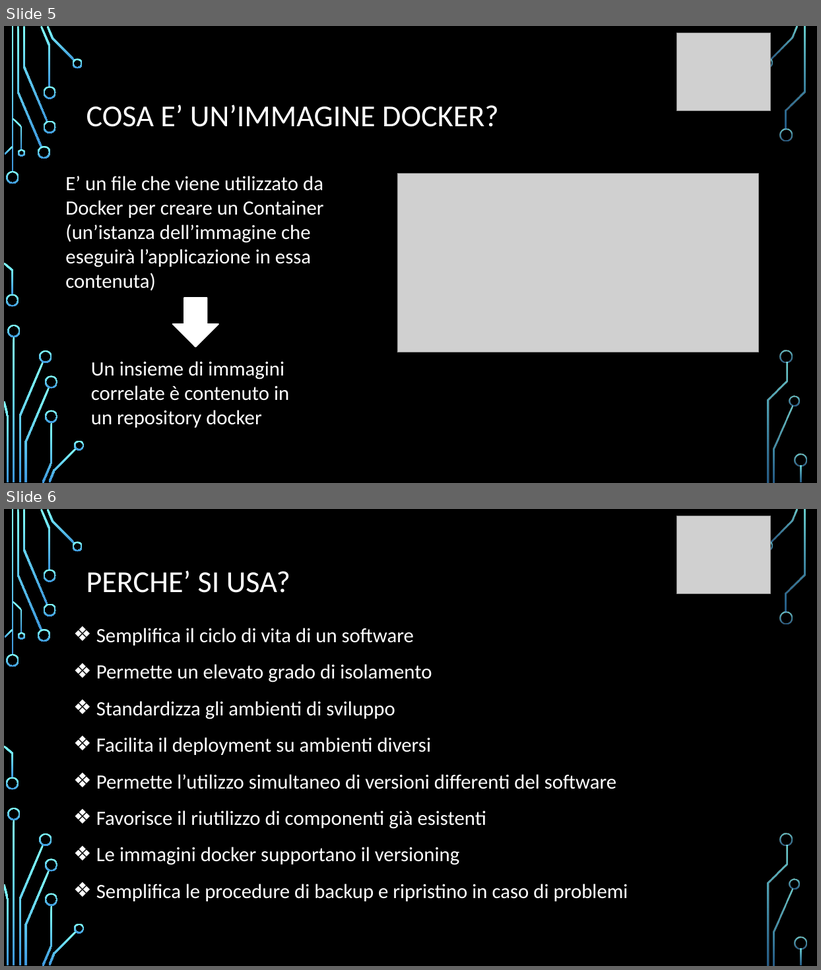
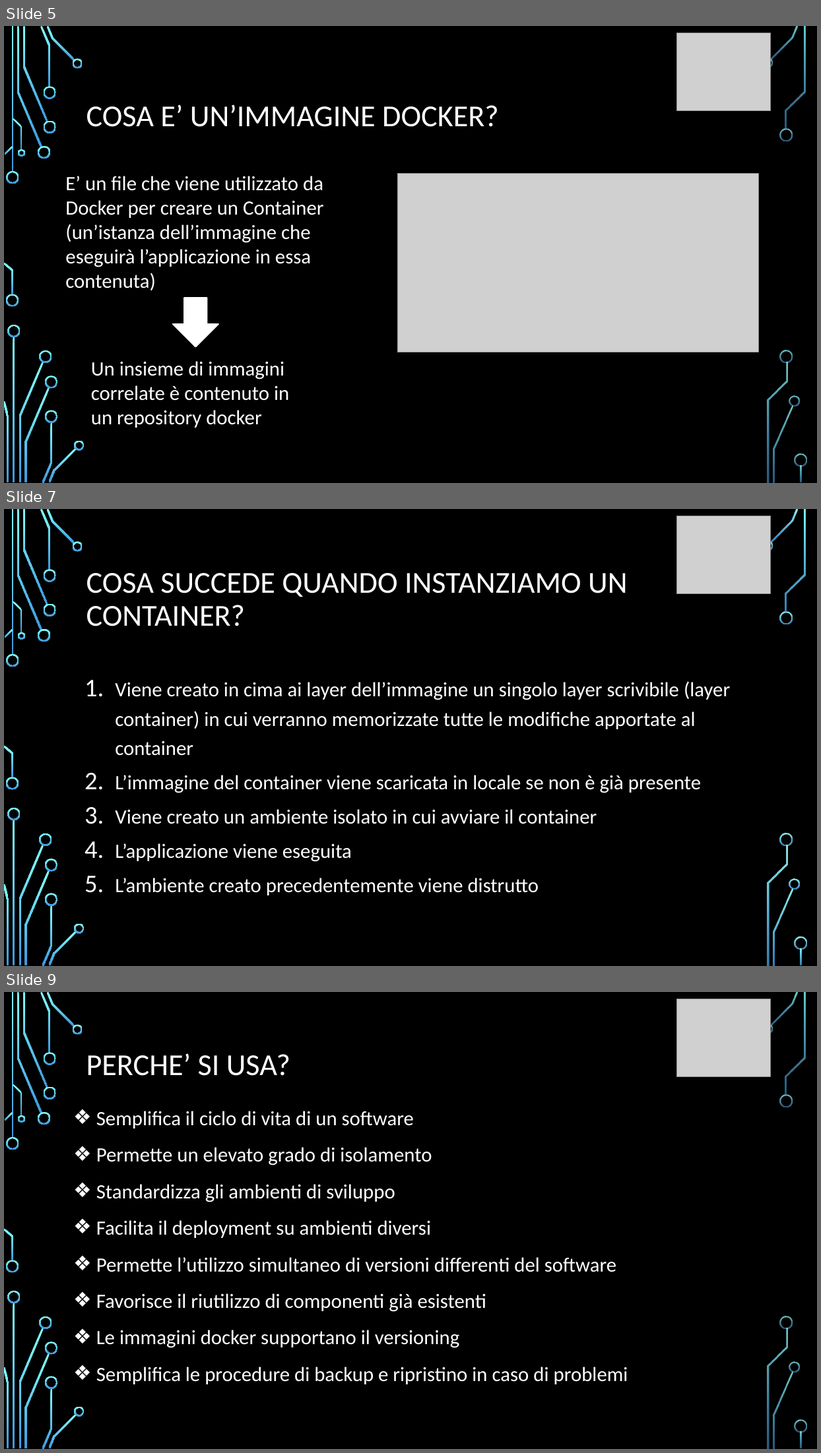
Before and after one commit to angelitadoria/Documenti-stage, a slide deck: prsentazione_DOCKER.pptx. Shown one above the other, each under a label of ours: slides 5 and 6 before the commit, slides 5, 7 and 9 after it; the slides between them are not shown. The pictures are 821x970 and 821x1453 pixels, drawn with LibreOffice and Linux fonts; fonts in the diff are those of the drawing; grey boxes stand for pictures; background and template pictures are left out. Boxes give left, top, right and bottom in pixels: in the first picture for what was removed or moved away, otherwise in the second. Text is boxed around its words. In the diff, an @@ line names an element or a change of style, - is before the commit and + after.

```diff
--- a/prsentazione_DOCKER.pptx
+++ b/prsentazione_DOCKER.pptx
@@ slide 7 added at [4, 509, 817, 966], background picture (left out); not listed: 36 template elements that a slide beside it also shows @@
@@ picture added at [677, 516, 772, 593] @@
@@ title added at [86, 573, 627, 626], 36 pt, text #FFFFFF @@
+COSA SUCCEDE QUANDO INSTANZIAMO UN CONTAINER?
@@ text added at [115, 681, 730, 896], 24 pt, text #FFFFFF @@
+1. Viene creato in cima ai layer dell’immagine un singolo layer scrivibile (layer container) in cui verranno memorizzate tutte le modifiche apportate al container
+2. L’immagine del container viene scaricata in locale se non è già presente
+3. Viene creato un ambiente isolato in cui avviare il container
+4. L’applicazione viene eseguita
+5. L’ambiente creato precedentemente viene distrutto
@@ group added at [4, 509, 807, 966]: 33 freeform shapes, 3 rectangles @@
@@ what was slide 6 is now slide 9 @@
```
Also in this commit, not shown: 3 slides changed, 3 other slides added, 1 slide removed.
